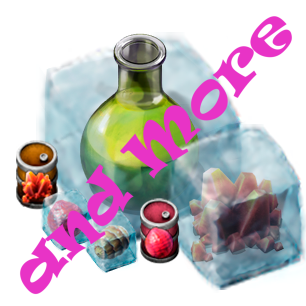
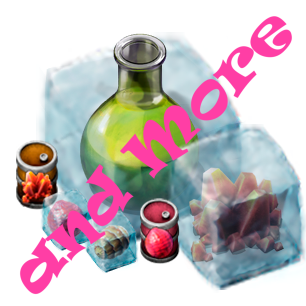
Revision of a layered (306, 306) image; what changed, layer by layer:
painted on "and More" over [20, 16, 292, 294]